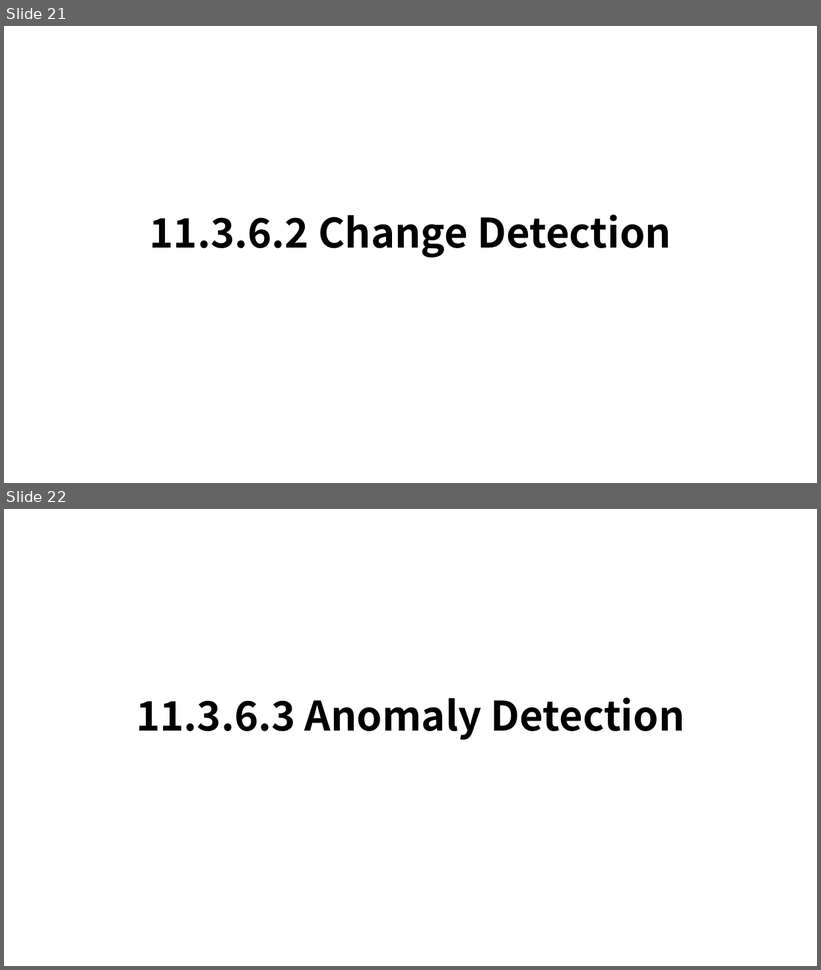
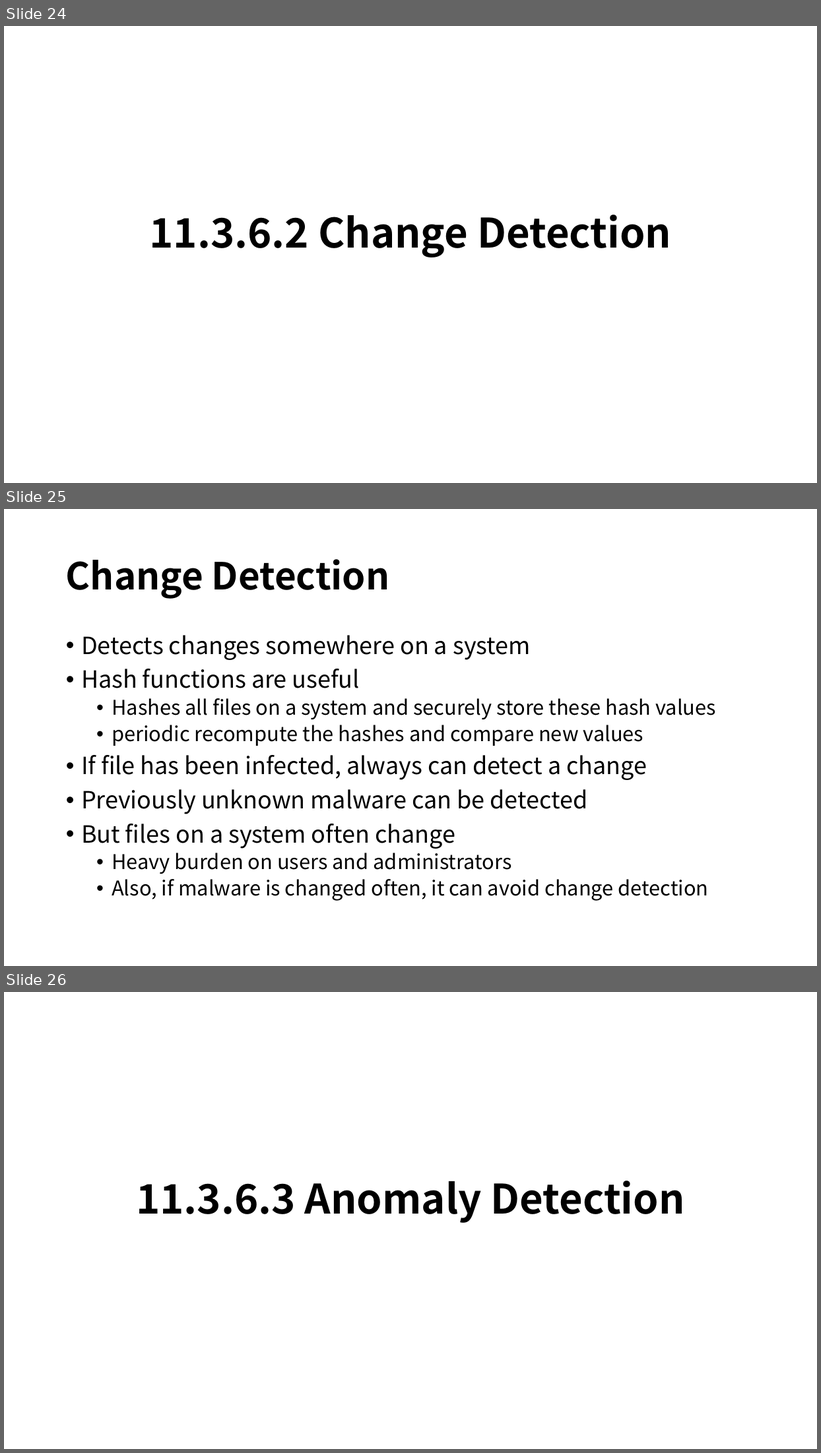
Before and after one commit to b1011dong/InformationSecutiryStudy, a slide deck: HW4/Malware.pptx. Shown one above the other, each under a label of ours: slides 21 and 22 before the commit, slides 24, 25 and 26 after it. The pictures are 821x970 and 821x1453 pixels, drawn with LibreOffice and Linux fonts; fonts in the diff are those of the drawing. Boxes give left, top, right and bottom in pixels: in the first picture for what was removed or moved away, otherwise in the second. Text is boxed around its words. In the diff, an @@ line names an element or a change of style, - is before the commit and + after.

```diff
--- a/HW4/Malware.pptx
+++ b/HW4/Malware.pptx
@@ slide 25 added at [4,509,817,966], background #FFFFFF @@
@@ title added at [66,559,390,599], 44 pt, text #000000, bold @@
+Change Detection
@@ text added at [81,635,716,901], 24 pt, text #000000 @@
+• Detects changes somewhere on a system
+• Hash functions are useful
+  • Hashes all files on a system and securely store these hash values
+  • periodic recompute the hashes and compare new values
+• If file has been infected, always can detect a change
+• Previously unknown malware can be detected
+• But files on a system often change
+  • Heavy burden on users and administrators
+  • Also, if malware is changed often, it can avoid change detection
@@ what was slide 21 is now slide 24 @@
@@ what was slide 22 is now slide 26 @@
```
Also in this commit, not shown: 1 slide changed, 10 other slides added.
